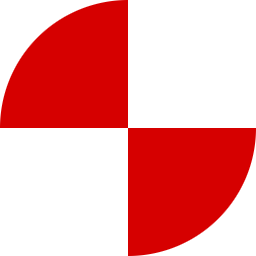
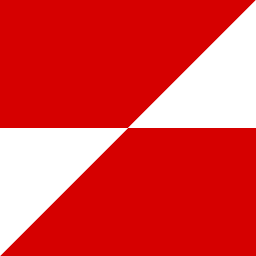
Layer changes from the first (256, 256) image to the second:
added group "Layer Group" with 1 layers over [0, 0, 256, 256]
moved "Background" into group "Layer Group", painted on it, unmasked it over [0, 0, 256, 256]
